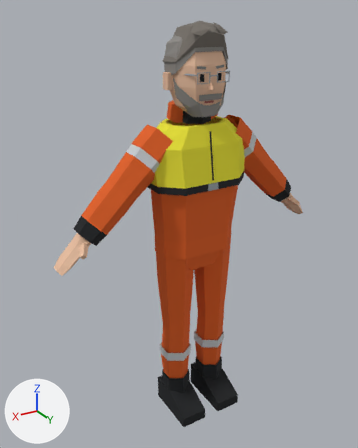
Renders of the Blender file characters/grey_beard_lead/grey_beard_lead_survival.blend from each side of a commit.
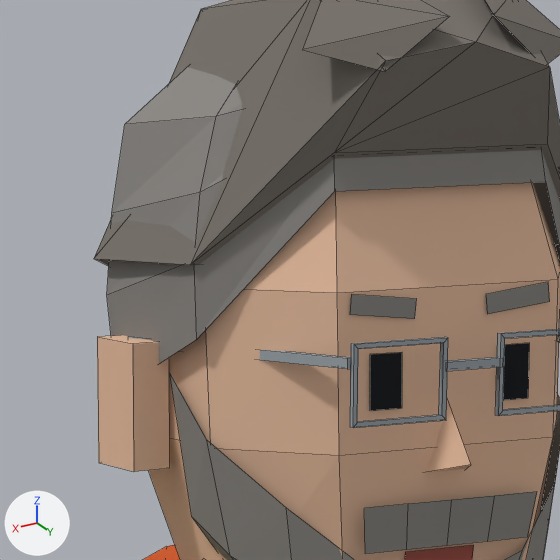
The first picture shows the older version from a camera (50 mm lens) standing at (1.118, 1.729, 1.849) and looking at (0.058, -0.037, 0.966). The close-ups show the older and then the newer version on the part from 42% to 63% of the width and 6% to 23% of the height of that picture. Only the edits that show in the close-ups are written down. Arrows for +X, +Y and +Z are at lower left; the lights stay in place. The close-ups show mesh edges as thin lines.

Names of what the first close-up shows: 'grey_beard_lead_survival'.
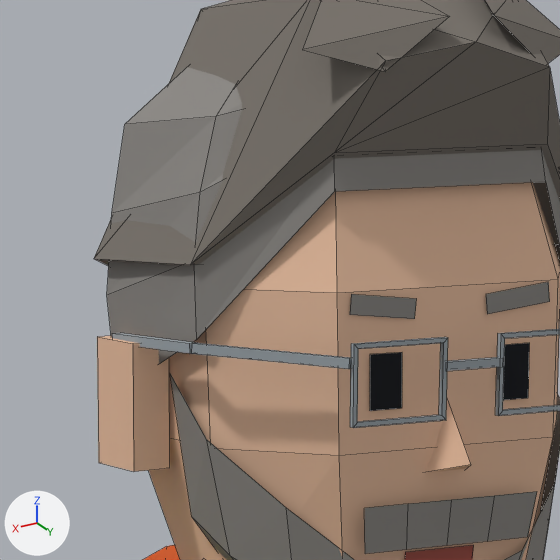
Patch to the scene script:
```diff
--- a/characters/grey_beard_lead/grey_beard_lead_survival.blend.py
+++ b/characters/grey_beard_lead/grey_beard_lead_survival.blend.py
@@ me_grey_beard_lead_survival @@
 # used by ob_grey_beard_lead_survival; location = (0.0, 0.0, 0.0)
 # verts and faces of me_grey_beard_lead_survival; kept vertices keep their numbers, new ones are numbered from 752
 # before: 432 (0.12, -0.02, 1.63), 433 (0.12, -0.02, 1.63), 437 (0.12, -0.02, 1.63) at pixel (128, 336), 438 (0.12, -0.02, 1.63)
-me_grey_beard_lead_survival.from_pydata(...)  # 752 vertices, 585 faces; spans x -0.65..0.65, y -0.13..0.18, z 0.0..1.82
+me_grey_beard_lead_survival.from_pydata(...)  # 768 vertices, 597 faces; spans x -0.65..0.65, y -0.13..0.18, z 0.0..1.82
+# me_grey_beard_lead_survival part 1
+verts[433] = (0.13, 0.05, 1.63)  # moved
+verts[432] = (0.13, 0.06, 1.63)  # moved, pixel (191, 353)
+verts[437] = (0.13, 0.06, 1.63)  # moved, pixel (192, 343)
+verts[438] = (0.12, 0.05, 1.63)  # moved, pixel (195, 342)
+verts[752] = (0.13, -0.02, 1.63)  # pixel (111, 333)
+verts[753] = (0.13, 0.06, 1.63)  # pixel (189, 343)
+verts[754] = (0.12, 0.05, 1.63)  # pixel (197, 342)
+verts[755] = (0.13, -0.02, 1.63)  # pixel (120, 332)
+verts[756] = (0.13, -0.02, 1.63)
+verts[757] = (0.12, 0.05, 1.63)  # pixel (197, 353)
+verts[758] = (0.13, -0.02, 1.63)
+verts[759] = (0.13, 0.06, 1.63)  # pixel (189, 353)
+faces += [(752, 753, 754, 755), (754, 757, 756, 755), (752, 758, 759, 753), (756, 757, 759, 758), (753, 759, 757, 754), (752, 755, 756, 758)]
+# other edits to the shape of me_grey_beard_lead_survival do not show in these pictures
 me_grey_beard_lead_survival.materials.append(mat_m_characterpalette)
```

What differs and where, as boxes (x1, y1, x2, y2) in the close-ups (560 x 560 px):
part 1 of me_grey_beard_lead_survival, built on
    before: (128, 336, 350, 369)
    after: (112, 333, 351, 369)
